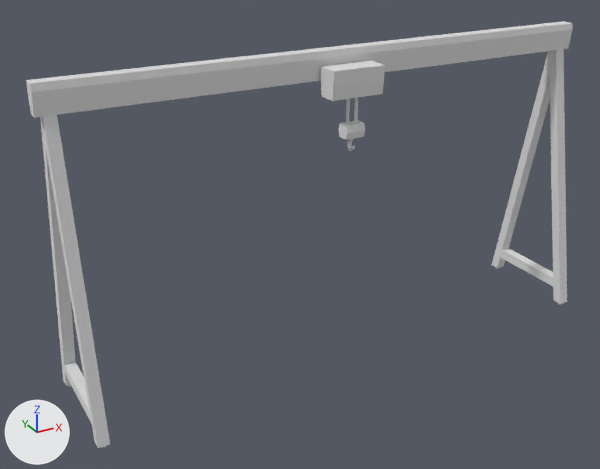
The glTF model models/ultimate-pack/low-poly-10/m/props-crane-port.glb: old version first, new version second.
The view is the same before and after, from a 50 mm lens placed at (-15.0, -24.3, 17.1), pointed at (-1.4, 0.3, 4.8). Every picture has the same lights, and +X, +Y and +Z are marked at lower left. The picture after the commit comes second. Where no turn or scale is listed for an object, it has been applied to the vertices.

Names of what the first picture shows: 'crane-port'.
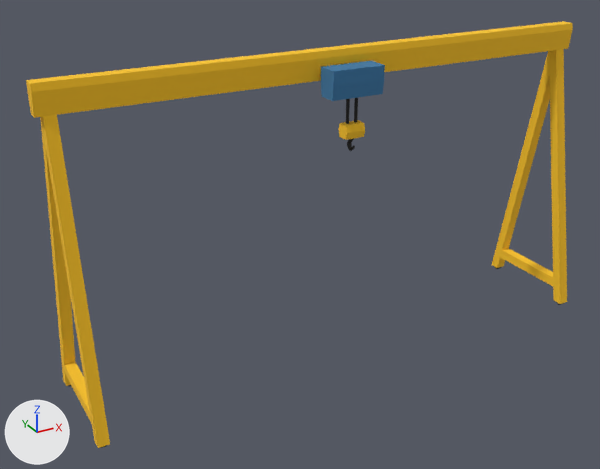
Diff of the bpy script that builds the scene:
```diff
--- a/models/ultimate-pack/low-poly-10/m/props-crane-port.glb.py
+++ b/models/ultimate-pack/low-poly-10/m/props-crane-port.glb.py
@@ mat_30_yellow @@
 mat_30_yellow = principled_material('30 YELLOW')
-mat_30_yellow.base_color = (0.8, 0.8, 0.8)  # white #e7e7e7
+mat_30_yellow.base_color = (0.982, 0.559, 0.0176)  # yellow #fdc524
 mat_30_yellow.metallic = 0.4
@@ mat_43_blue_medium @@
 mat_43_blue_medium = principled_material('43 BLUE-MEDIUM')
-mat_43_blue_medium.base_color = (0.8, 0.8, 0.8)  # white #e7e7e7
+mat_43_blue_medium.base_color = (0.0467, 0.191, 0.386)  # blue #3d79a7
 mat_43_blue_medium.metallic = 0.4
@@ mat_17_grey_darkest @@
 mat_17_grey_darkest = principled_material('17 GREY-DARKEST')
-mat_17_grey_darkest.base_color = (0.8, 0.8, 0.8)  # white #e7e7e7
+mat_17_grey_darkest.base_color = (0.0222, 0.0222, 0.0222)  # black #292929
 mat_17_grey_darkest.metallic = 0.4
```

Boxes (x1, y1, x2, y2) around the edits, measured in the pictures (600 x 469 px):
'crane-port', recoloured (white to yellow)
    both: (26, 21, 573, 448)
